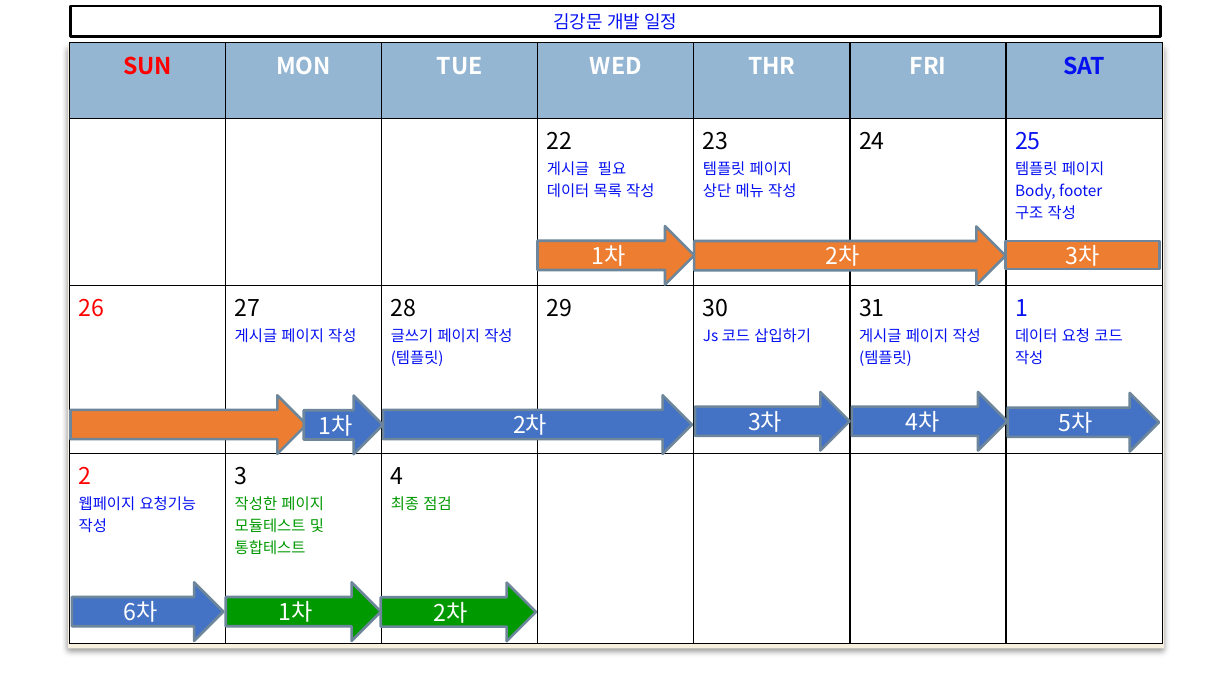
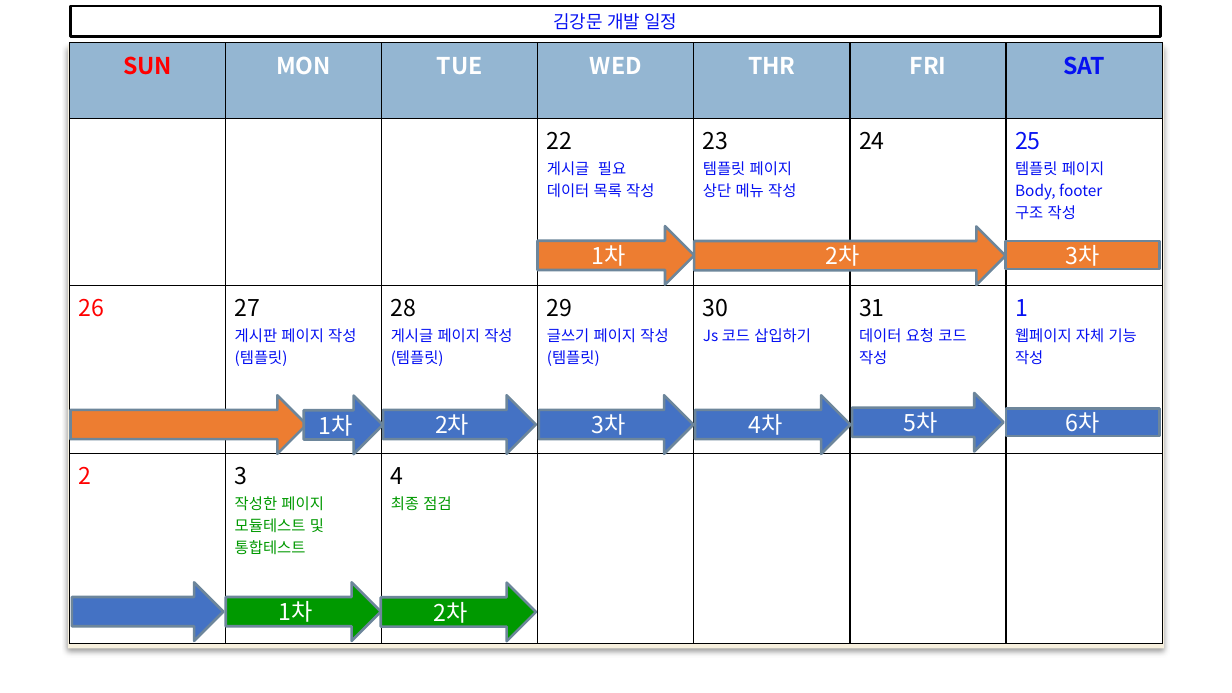
Before and after one commit to web5-kimgangmoon/teamproject_cloneCoding-Kim-Lee-Son-, a slide deck: slide 21 of 스케줄표.pptx. Drawn at 1232x693 pixels with LibreOffice and Linux fonts; fonts in the diff are those of the drawing; background and template pictures are left out. Boxes give left, top, right and bottom in pixels: in the first picture for what was removed or moved away, otherwise in the second. Text is boxed around its words. In the diff, an @@ line names an element or a change of style, - is before the commit and + after.

```diff
--- a/스케줄표.pptx
+++ b/스케줄표.pptx
@@ table at <box>69,43,1163,643</box> @@
-row 3: 26 | 27 / 게시글 페이지 작성 | 28 / 글쓰기 페이지 작성 / (템플릿) | 29 | 30 / Js 코드 삽입하기 | 31 / 게시글 페이지 작성 / (템플릿) | 1 / 데이터 요청 코드 작성
+row 3: 26 | 27 / 게시판 페이지 작성 / (템플릿) | 28 / 게시글 페이지 작성 / (템플릿) | 29 / 글쓰기 페이지 작성 / (템플릿) | 30 / Js 코드 삽입하기 | 31 / 데이터 요청 코드 작성 | 1 / 웹페이지 자체 기능 작성
-row 4, column 1: 2 / 웹페이지 요청기능 작성
+row 4, column 1: 2
@@ right arrow "2차": place and size @@
-right arrow "2차" at <box>384,396,692,454</box>
+right arrow "2차" at <box>384,396,536,454</box>
@@ right arrow "3차": place and size @@
-right arrow "3차" at <box>695,392,849,450</box>
+right arrow "3차" at <box>539,396,693,454</box>
@@ right arrow "4차": place and size @@
-right arrow "4차" at <box>852,392,1007,450</box>
+right arrow "4차" at <box>695,396,850,454</box>
@@ right arrow "5차": place and size @@
-right arrow "5차" at <box>1007,393,1159,451</box>
+right arrow "5차" at <box>852,393,1004,451</box>
@@ rectangle added at <box>1006,409,1160,436</box>, fill #4472C4, outline #6D879B 2 pt, 18 pt, text #FFFFFF @@
+6차
@@ text in right arrow at <box>123,597,157,626</box>: text removed @@
-6차
```
Also in this commit, not shown: 1 other slide changed, 3 other files.
